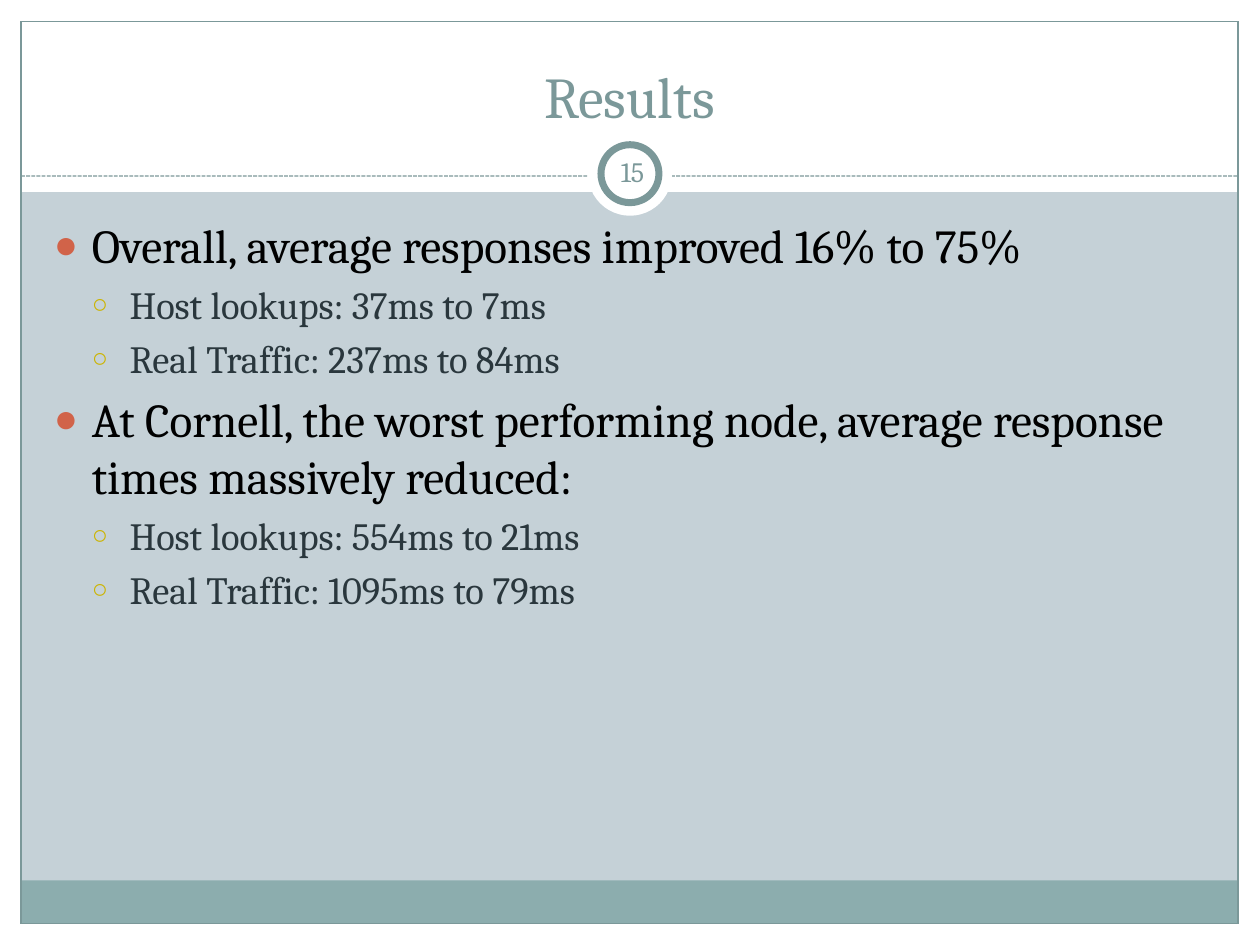
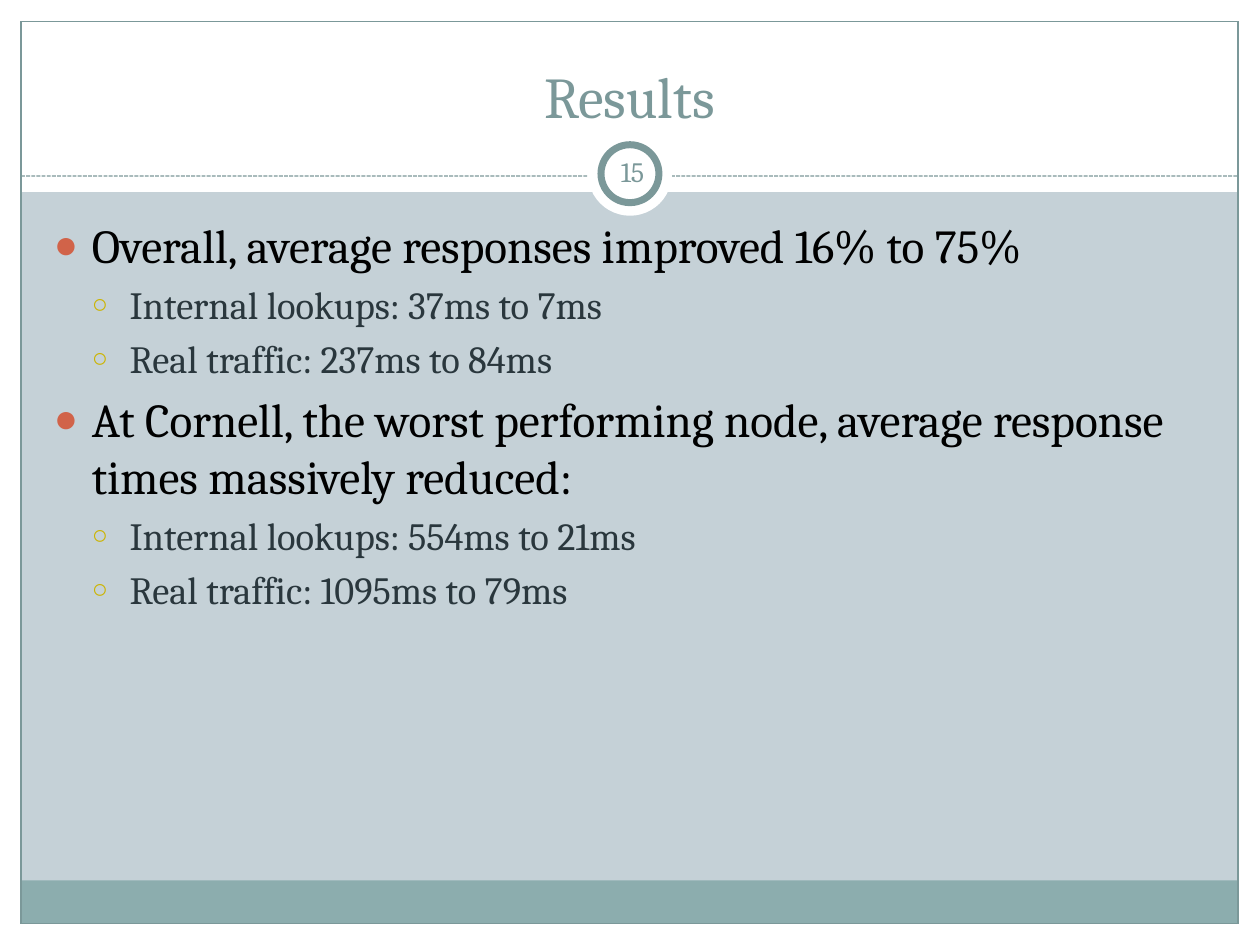
Before and after one commit to cs525-koala/documents, a slide deck: slide 15 of p2p/P2P Apps.pptx. Drawn at 1260x945 pixels with LibreOffice and Linux fonts; fonts in the diff are those of the drawing. Boxes give left, top, right and bottom in pixels: in the first picture for what was removed or moved away, otherwise in the second. Text is boxed around its words. In the diff, an @@ line names an element or a change of style, - is before the commit and + after.

```diff
--- a/p2p/P2P Apps.pptx
+++ b/p2p/P2P Apps.pptx
@@ text at [130,292,602,374]: text changed @@
-  ○ Host lookups: 37ms to 7ms
-  ○ Real Traffic: 237ms to 84ms
+  ○ Internal lookups: 37ms to 7ms
+  ○ Real traffic: 237ms to 84ms
@@ text at [130,523,635,605]: text changed @@
-  ○ Host lookups: 554ms to 21ms
-  ○ Real Traffic: 1095ms to 79ms
+  ○ Internal lookups: 554ms to 21ms
+  ○ Real traffic: 1095ms to 79ms
```
Also in this commit, not shown: 15 other slides changed.
